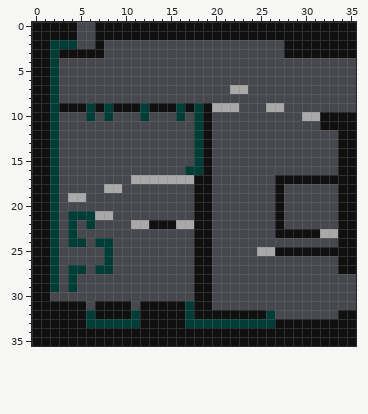
File history of a pixel-art sprite, AridArnold/Content/Campaigns/MainCampaign/Hub/0701.png. Above: the version before the commit.
The file is 36x36 pixels.
After the commit:
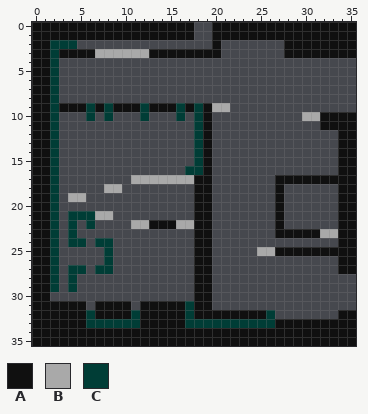
Palette (. is transparent): A #101010  B #a9a9a9  C #003d36
The exact change:
The author put colour A in rows 0 to 1 at x 5 to 6; in row 2 at x 20; in row 3 at x 13 to 20.
The author put colour B in row 3 at x 8 to 12.
Colour A becomes colour B in row 3 at x 7.
The edit erases colour A in rows 0 to 1 at x 18 to 19; in row 2 at x 7.
The edit erases colour B in row 7 at x 22 to 23; in row 9 at x 22 and 26 to 27.
Pixel boxes of the changes (left, top, right, bottom) in both pictures:
changed: (77, 22, 284, 112)
